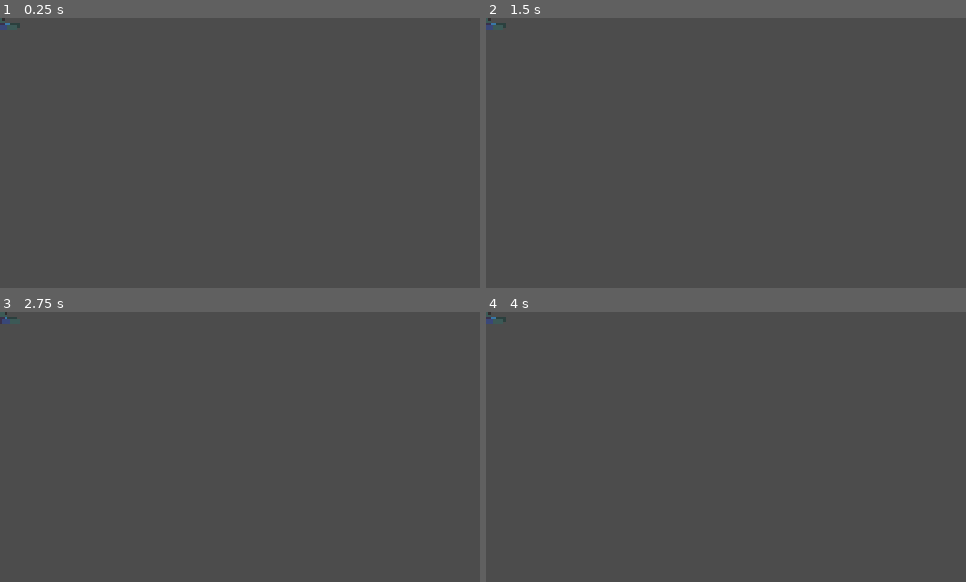
Above: before the commit, frames 1-4 (two rows, left to right).
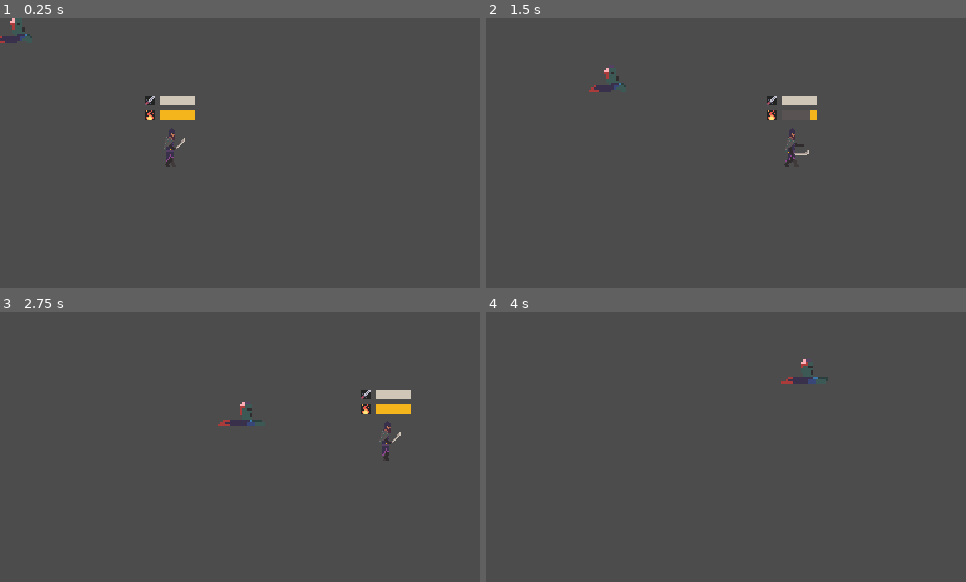
Above: after the commit, the same moments.

Repository: imav97/GMTK2021
Game: Godot game, scene res://KeyboardStage.tscn
Same seed, same stepped clock (60 frames per second), same inputs: the game is played once before the commit and once after it. This scene is started directly instead of the project's main scene.
Inputs (mouse positions are in pixels of both pictures, inside the frame that each line leads up to):
- Up to frame 1 (0.25 s): no input
- Up to frame 2 (1.5 s): move the mouse to (831, 139) at 0.52 s; press the mouse at (831, 139) at 0.53 s; hold D (right) 0.53-1.28 s; move the mouse to (630, 166) at 1.27 s; release the mouse at (630, 166) at 1.28 s; hold Down (ui_down) from 1.28 s (still down); tap Shift (mana_attack) at 1.35 s
- Up to frame 3 (2.75 s): move the mouse to (288, 387) at 2.02 s; release Down (ui_down) at 2.03 s; hold D (right) from 2.03 s (still down); hold Space (simple_attack) from 2.03 s (still down)
- Up to frame 4 (4 s): move the mouse to (702, 501) at 2.77 s; release D (right) at 2.78 s; release Space (simple_attack) at 2.78 s; hold W (up) 2.78-3.53 s; click (702, 501) at 2.85 s; move the mouse to (870, 487) at 3.52 s; hold A (left) from 3.53 s (still down); hold Shift (mana_attack) from 3.53 s (still down)

The runs differ from the first frame. In frame 1, 1.1% of the frame differs, in the area x 0-41%, y 0-56%; in frame 2, 0.9%; in frame 3, 1.1%, in the area x 0-86%, y 0-56%; in frame 4, 0.3%.

Commit message:
Crawler zombie now works as intended, timer works properly, stops, slows down and speeds up as intended and correctly faces player

Diff:
--- a/gmtk2021/CrawlerZombie.gd
+++ b/gmtk2021/CrawlerZombie.gd
@@ -16,17 +16,17 @@
 
 
 func _physics_process(delta: float) -> void:
-	if timer:
-		if timer.get_time_left() < 0.75:
-			speed = 300
-			print("executing timer")
 
-
-	if !player == null and !attacking:
-		ani_player.play("walk")
+	if !player == null:
 		if self.position.distance_squared_to(player.position) < DETECTION_RANGE:
 			var player_direction = (player.position - self.position).normalized()
+			if player.position.x < self.position.x :
+				$Sprite.flip_h = true
+			else:
+				$Sprite.flip_h = false
 			move_and_slide(speed * player_direction)
+		if !attacking:
+			ani_player.play("walk")
 
 
 	if health <= 0:
@@ -38,31 +38,15 @@
 	print('melee hit registered')
 
 
-func get_movement_direction():
-	if self.position.x < player.position.x:
-		velocity.x += 1
-	else:
-		velocity.x -= 1
-
-	if self.position.y < player.position.y:
-		velocity.y += 1
-	else:
-		velocity.y -= 1
-
-
 func jump_attack():
-	print("attacking")
-	attacking = true
-	speed = 0
 	timer = Timer.new()
 	timer.connect("timeout", self, "_on_timer_timeout")
 	timer.one_shot = true
+	add_child(timer)
 	timer.start()
 
 
 func _on_timer_timeout():
-	speed = 75
-	print('timer timedout')
 	attacking = false
 
 
@@ -70,3 +54,16 @@
 	if body.name == "Saladin" or body.name == "Templar":
 		ani_player.play("attack")
 		print("detected: ", body.name)
+		attacking = true
+
+
+func speed_up():
+	speed = 300
+
+
+func slow_down():
+	speed = 75
+
+
+func stop():
+	speed = 0
--- a/gmtk2021/CrawlerZombie.tscn
+++ b/gmtk2021/CrawlerZombie.tscn
@@ -30,6 +30,26 @@
 "values": [ {
 "args": [  ],
 "method": "jump_attack"
+} ]
+}
+tracks/2/type = "method"
+tracks/2/path = NodePath(".")
+tracks/2/interp = 1
+tracks/2/loop_wrap = true
+tracks/2/imported = false
+tracks/2/enabled = true
+tracks/2/keys = {
+"times": PoolRealArray( 0, 0.6, 0.9 ),
+"transitions": PoolRealArray( 1, 1, 1 ),
+"values": [ {
+"args": [  ],
+"method": "stop"
+}, {
+"args": [  ],
+"method": "speed_up"
+}, {
+"args": [  ],
+"method": "slow_down"
 } ]
 }
 
--- a/gmtk2021/KeyboardStage.tscn
+++ b/gmtk2021/KeyboardStage.tscn
@@ -7,4 +7,4 @@
 script = ExtResource( 2 )
 
 [node name="Saladin" parent="." instance=ExtResource( 1 )]
-position = Vector2( 548.802, 311.482 )
+position = Vector2( 172.377, 128.609 )
Not shown, changed: gmtk2021/Addons/godot-credits-master/GodotCredits.gd
Not shown, changed: gmtk2021/Addons/godot-credits-master/GodotCredits.tscn
